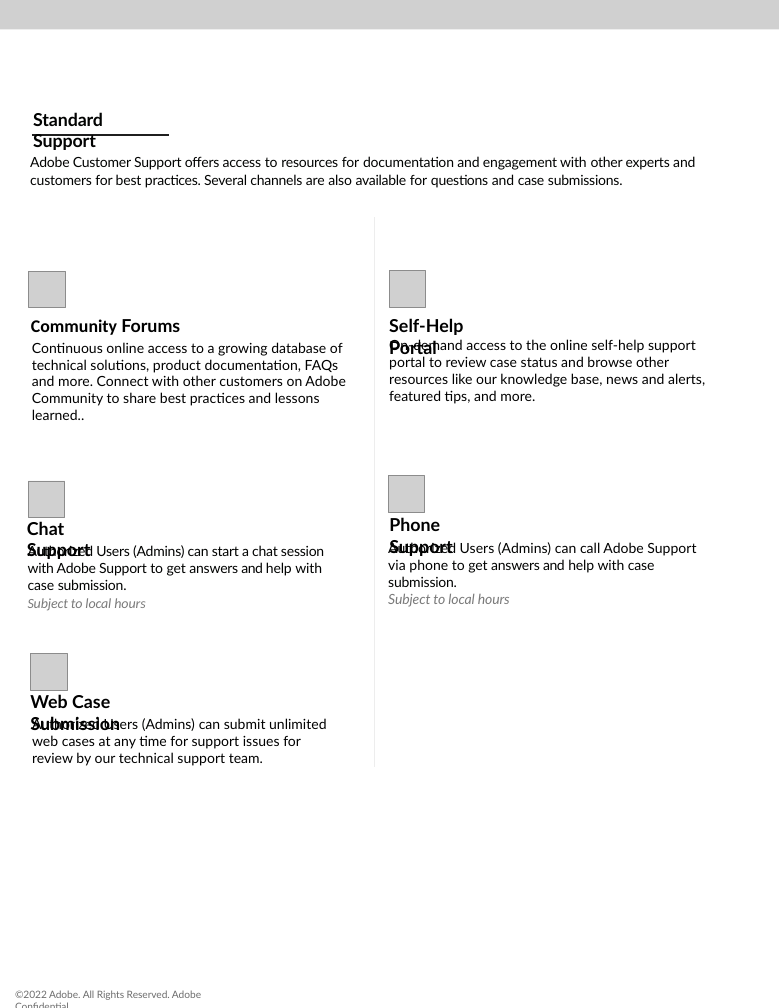
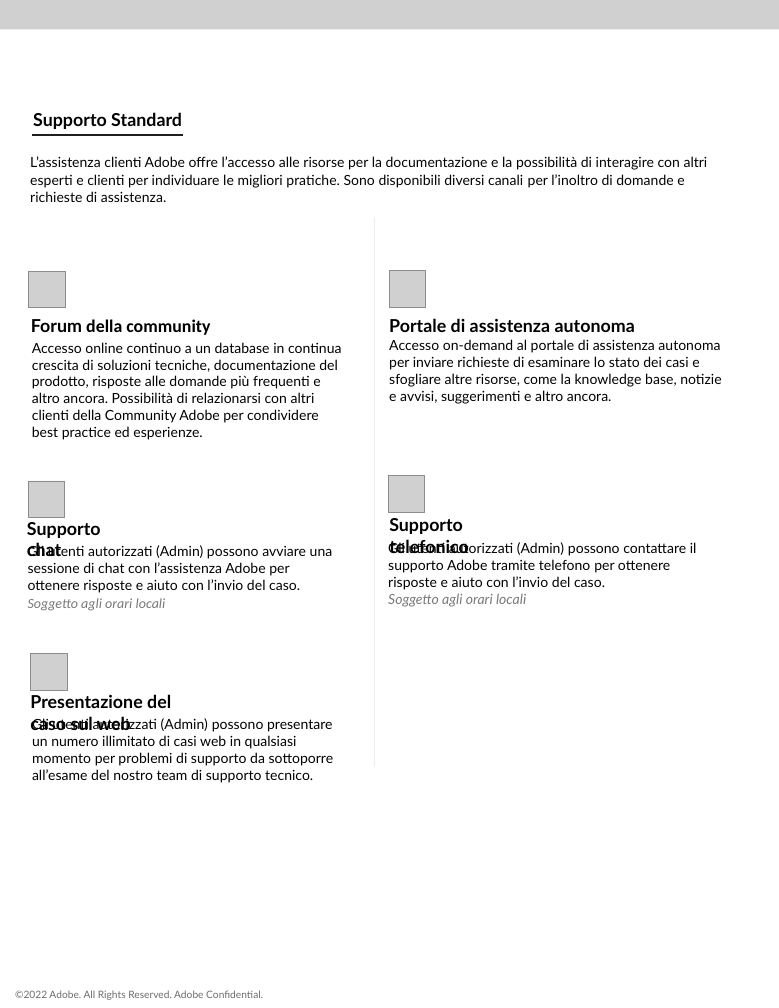
Before and after one commit to AdobeDocs/support-resources.it-IT, a slide deck: slide 2 of help/data-sheets/assets/DMeStandardSupportDatasheet_2022.pptx. Drawn at 779x1008 pixels with LibreOffice and Linux fonts; fonts in the diff are those of the drawing; grey boxes stand for pictures. Boxes give left, top, right and bottom in pixels: in the first picture for what was removed or moved away, otherwise in the second. Text is boxed around its words. In the diff, an @@ line names an element or a change of style, - is before the commit and + after.

```diff
--- a/help/data-sheets/assets/DMeStandardSupportDatasheet_2022.pptx
+++ b/help/data-sheets/assets/DMeStandardSupportDatasheet_2022.pptx
@@ text at (33, 112, 182, 129): text changed @@
-Standard Support
+Supporto Standard
@@ freeform shape: place and size @@
-freeform shape at (32, 135, 170, 135)
+freeform shape at (32, 135, 183, 135)
@@ text at (30, 156, 708, 188): text changed @@
-Adobe Customer Support offers access to resources for documentation and engagement with other experts and customers for best practices. Several channels are also available for questions and case submissions.
+L’assistenza clienti Adobe offre l’accesso alle risorse per la documentazione e la possibilità di interagire con altri esperti e clienti per individuare le migliori pratiche. Sono disponibili diversi canali per l’inoltro di domande e richieste di assistenza.
@@ text at (31, 319, 210, 335): text changed @@
-Community Forums
+Forum della community
@@ text at (389, 318, 635, 332): text changed @@
-Self-Help Portal
+Portale di assistenza autonoma
@@ text at (32, 342, 342, 440): text changed @@
-Continuous online access to a growing database of technical solutions, product documentation, FAQs and more. Connect with other customers on Adobe Community to share best practices and lessons learned..
+Accesso online continuo a un database in continua crescita di soluzioni tecniche, documentazione del prodotto, risposte alle domande più frequenti e altro ancora. Possibilità di relazionarsi con altri clienti della Community Adobe per condividere best practice ed esperienze.
@@ text at (389, 339, 721, 404): text changed @@
-On-demand access to the online self-help support portal to review case status and browse other resources like our knowledge base, news and alerts, featured tips, and more.
+Accesso on-demand al portale di assistenza autonoma per inviare richieste di esaminare lo stato dei casi e sfogliare altre risorse, come la knowledge base, notizie e avvisi, suggerimenti e altro ancora.
@@ text at (27, 522, 101, 556): text changed @@
-Chat Support
+Supporto chat
@@ text at (389, 518, 469, 553): text changed @@
-Phone Support
+Supporto telefonico
@@ text at (28, 544, 333, 611): text changed @@
-Authorized Users (Admins) can start a chat session with Adobe Support to get answers and help with case submission.
-Subject to local hours
+Gli utenti autorizzati (Admin) possono avviare una sessione di chat con l’assistenza Adobe per ottenere risposte e aiuto con l’invio del caso.
+Soggetto agli orari locali
@@ text at (388, 541, 697, 607): text changed @@
-Authorized Users (Admins) can call Adobe Support via phone to get answers and help with case submission.
-Subject to local hours
+Gli utenti autorizzati (Admin) possono contattare il supporto Adobe tramite telefono per ottenere risposte e aiuto con l’invio del caso.
+Soggetto agli orari locali
@@ text at (30, 694, 171, 730): text changed @@
-Web Case Submission
+Presentazione del caso sul web
@@ text at (32, 718, 334, 783): text changed @@
-Authorized Users (Admins) can submit unlimited web cases at any time for support issues for review by our technical support team.
+Gli utenti autorizzati (Admin) possono presentare un numero illimitato di casi web in qualsiasi momento per problemi di supporto da sottoporre all’esame del nostro team di supporto tecnico.
@@ text "©2022 Adobe. All Rights Reserved. ..." at (15, 990, 263, 1000): letter spacing -0.1 to 0 pt @@
```
Also in this commit, not shown: 2 other slides changed, 6 other files.
